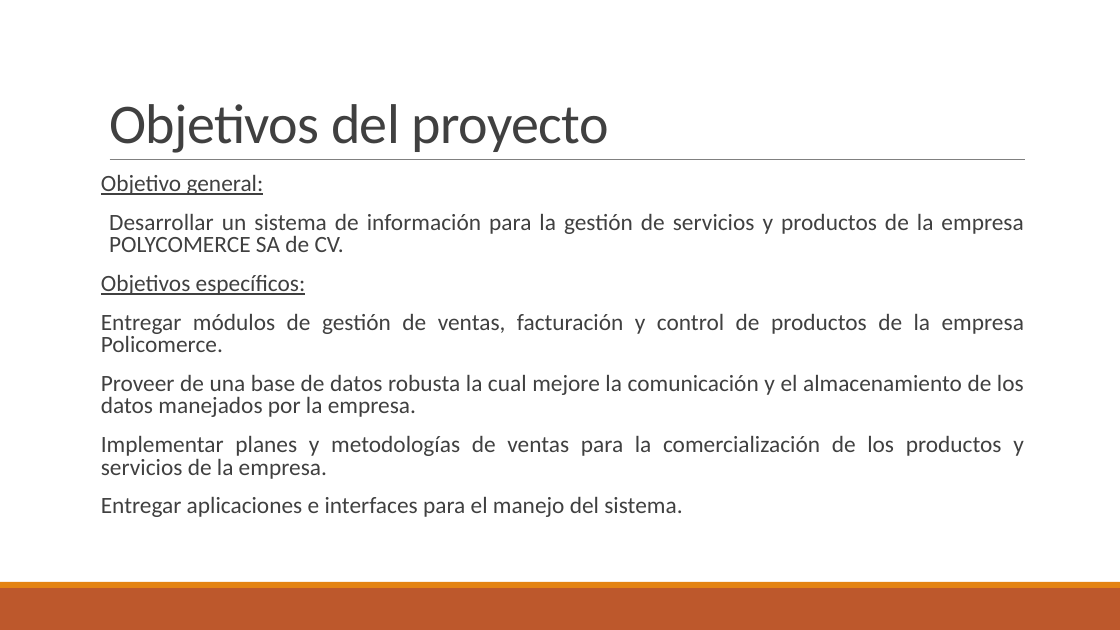
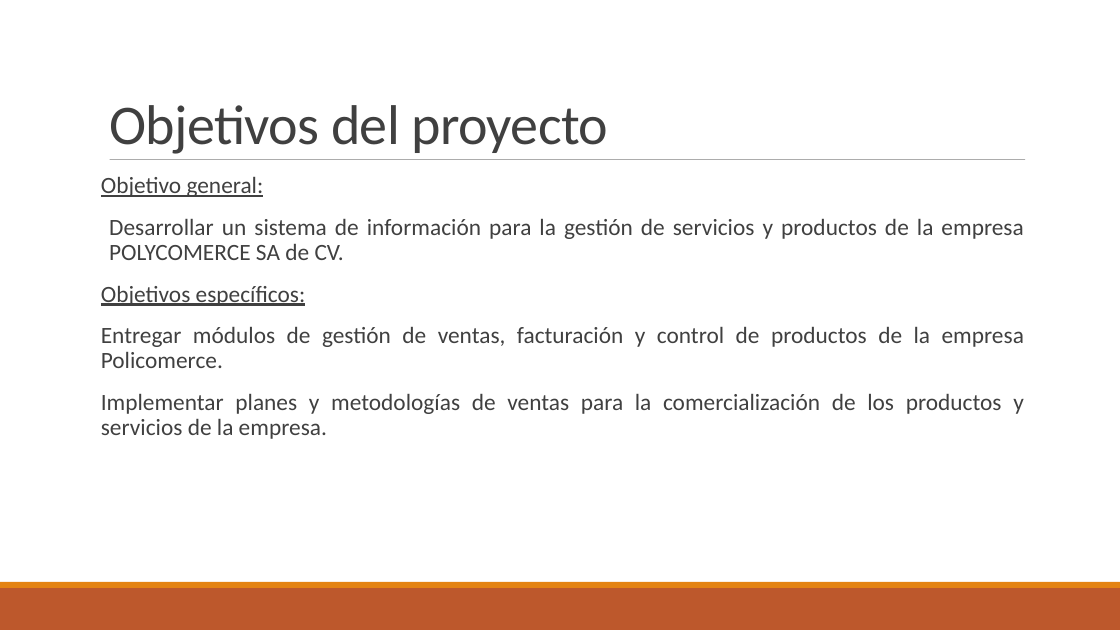
Before and after one commit to Edwinutec2017/tesisoracle-, a slide deck: slide 3 of nuevo/tesis_diapo_muestra.pptx (slide 4 before the commit). Drawn at 1120x630 pixels with LibreOffice and Linux fonts; fonts in the diff are those of the drawing. Boxes give left, top, right and bottom in pixels: in the first picture for what was removed or moved away, otherwise in the second. Text is boxed around its words. In the diff, an @@ line names an element or a change of style, - is before the commit and + after.

```diff
--- a/nuevo/tesis_diapo_muestra.pptx
+++ b/nuevo/tesis_diapo_muestra.pptx
@@ text "Objetivo general:" at (101, 177, 1024, 439): line spacing 0.8 to 0.9 @@
@@ line (110, 160) - (1026, 160): stroke #808080 0.5 pt to #808080 0.51 pt @@
@@ text at (101, 375, 1024, 417): paragraph removed @@
-Proveer de una base de datos robusta la cual mejore la comunicación y el almacenamiento de los datos manejados por la empresa.
@@ text at (101, 497, 682, 517): paragraph removed @@
-Entregar aplicaciones e interfaces para el manejo del sistema.
```
Also in this commit, not shown: 8 other slides changed, 1 slide added, 1 slide removed.
